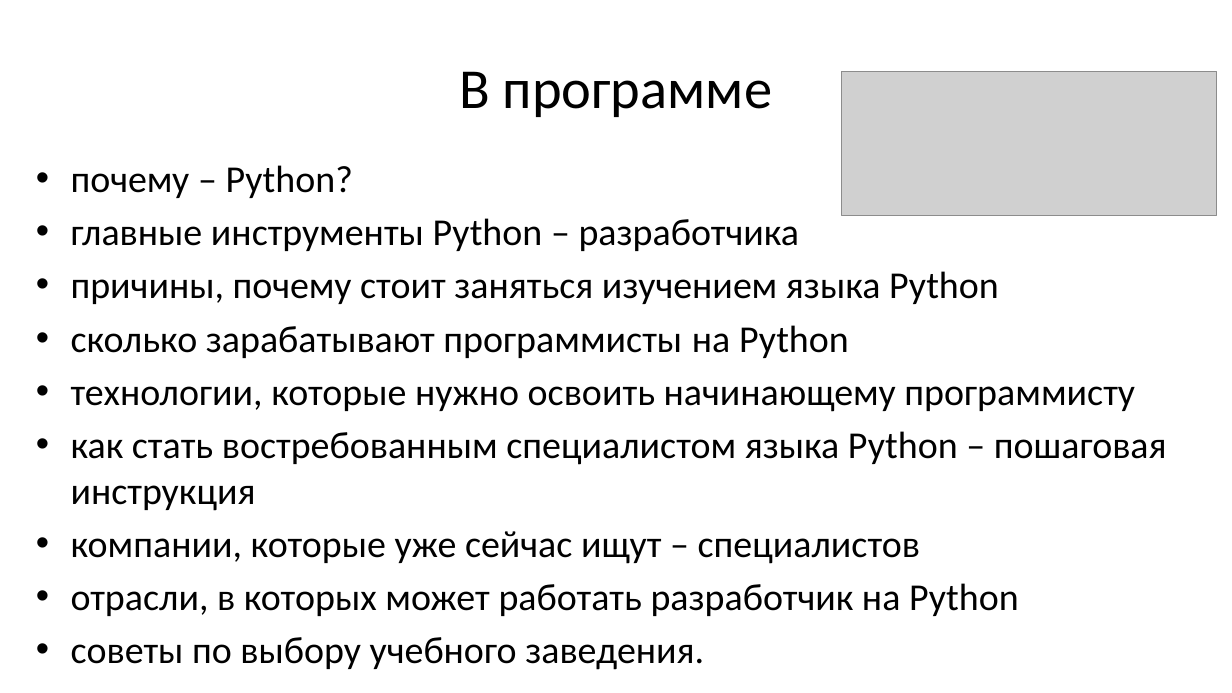
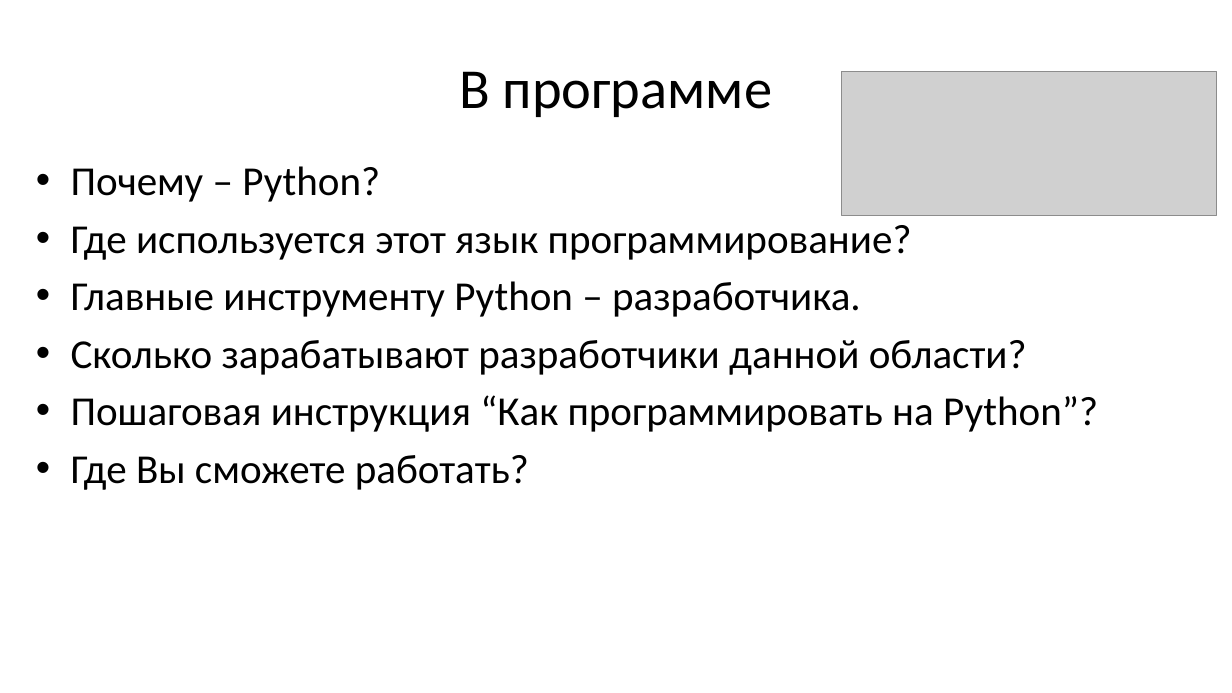
Before and after one commit to maxchv/LearnPython, a slide deck: slide 2 of webminar.pptx. Drawn at 1232x693 pixels with LibreOffice and Linux fonts; fonts in the diff are those of the drawing; grey boxes stand for pictures. Boxes give left, top, right and bottom in pixels: in the first picture for what was removed or moved away, otherwise in the second. Text is boxed around its words. In the diff, an @@ line names an element or a change of style, - is before the commit and + after.

```diff
--- a/webminar.pptx
+++ b/webminar.pptx
@@ text at (71,166,1098,490): text changed; size 29.6 to 32 pt @@
-• почему – Python?
-• главные инструменты Python – разработчика
-• причины, почему стоит заняться изучением языка Python
-• сколько зарабатывают программисты на Python
-• технологии, которые нужно освоить начинающему программисту
-• как стать востребованным специалистом языка Python – пошаговая инструкция
-• компании, которые уже сейчас ищут – специалистов
-• отрасли, в которых может работать разработчик на Python
-• советы по выбору учебного заведения.
+• Почему – Python?
+• Где используется этот язык программирование?
+• Главные инструменту Python – разработчика.
+• Сколько зарабатывают разработчики данной области?
+• Пошаговая инструкция “Как программировать на Python”?
+• Где Вы сможете работать?
```
Also in this commit, not shown: 12 other slides changed, 3 slides added, 1 slide removed.
